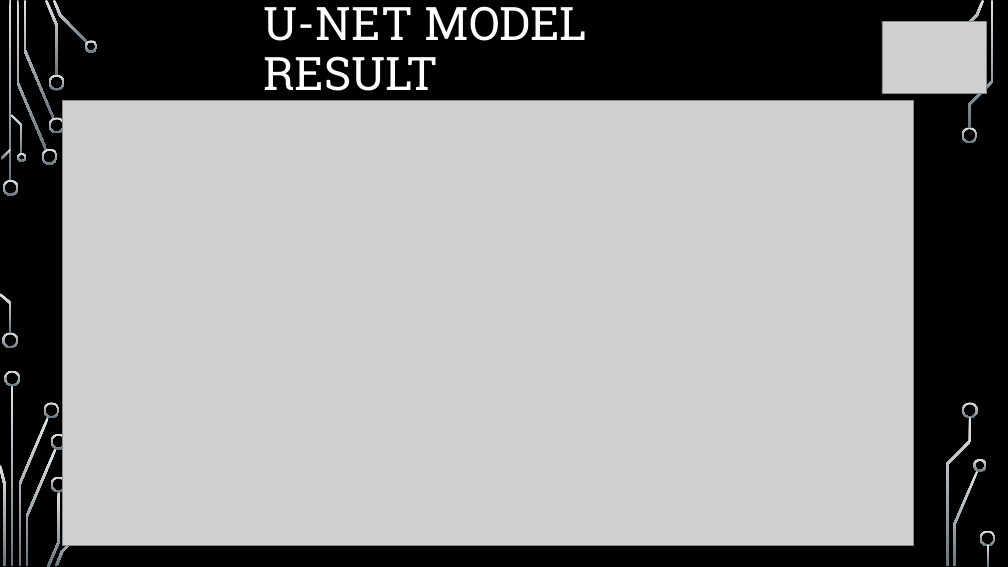
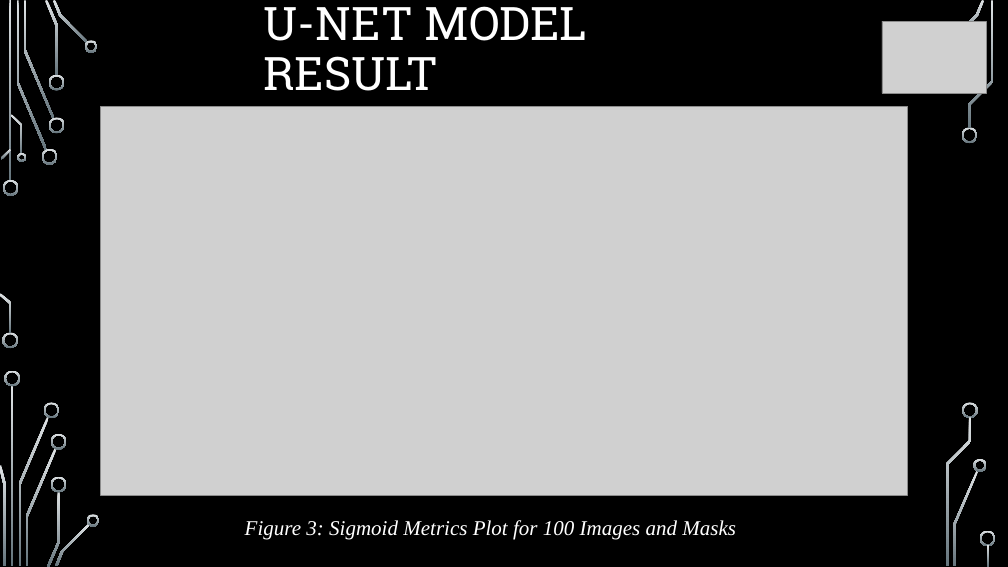
Before and after one commit to Group5FinalProject/Cancer_Champions, a slide deck: slide 7 of Cancer_Champions_PPT.pptx. Drawn at 1008x567 pixels with LibreOffice and Linux fonts; fonts in the diff are those of the drawing; grey boxes stand for pictures; background and template pictures are left out. Boxes give left, top, right and bottom in pixels: in the first picture for what was removed or moved away, otherwise in the second. Text is boxed around its words. In the diff, an @@ line names an element or a change of style, - is before the commit and + after.

```diff
--- a/Cancer_Champions_PPT.pptx
+++ b/Cancer_Champions_PPT.pptx
@@ picture: place and size @@
-picture at <box>63,101,914,546</box>
+picture at <box>101,107,908,495</box>
@@ freeform shape added at <box>87,514,100,526</box>, fill gradient #DFE3E5 to #65757D @@
@@ text added at <box>245,520,736,540</box>, 20 pt, text #FFFFFF, italic @@
+Figure 3: Sigmoid Metrics Plot for 100 Images and Masks
```
Also in this commit, not shown: 9 other slides changed, 1 slide added, 2 slides removed.
